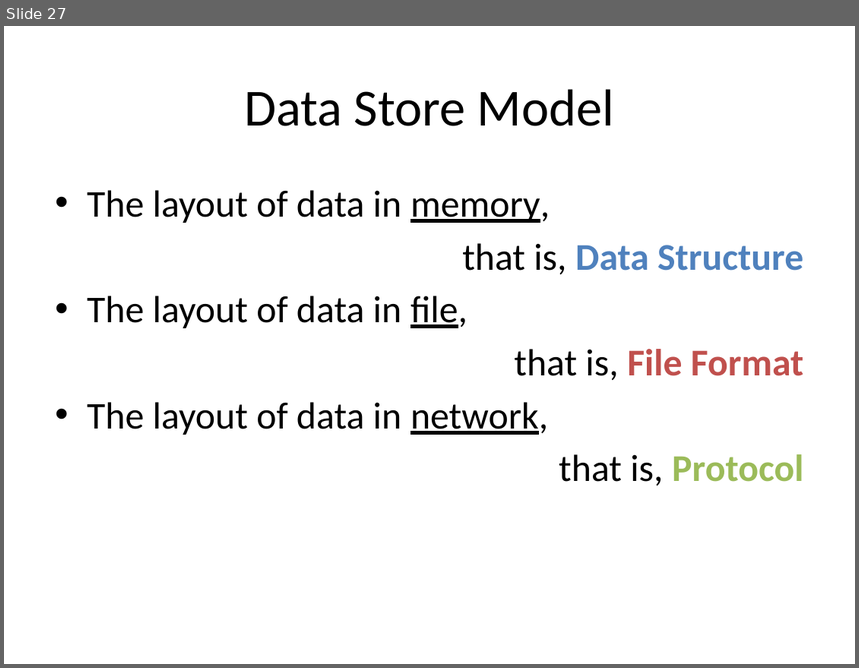
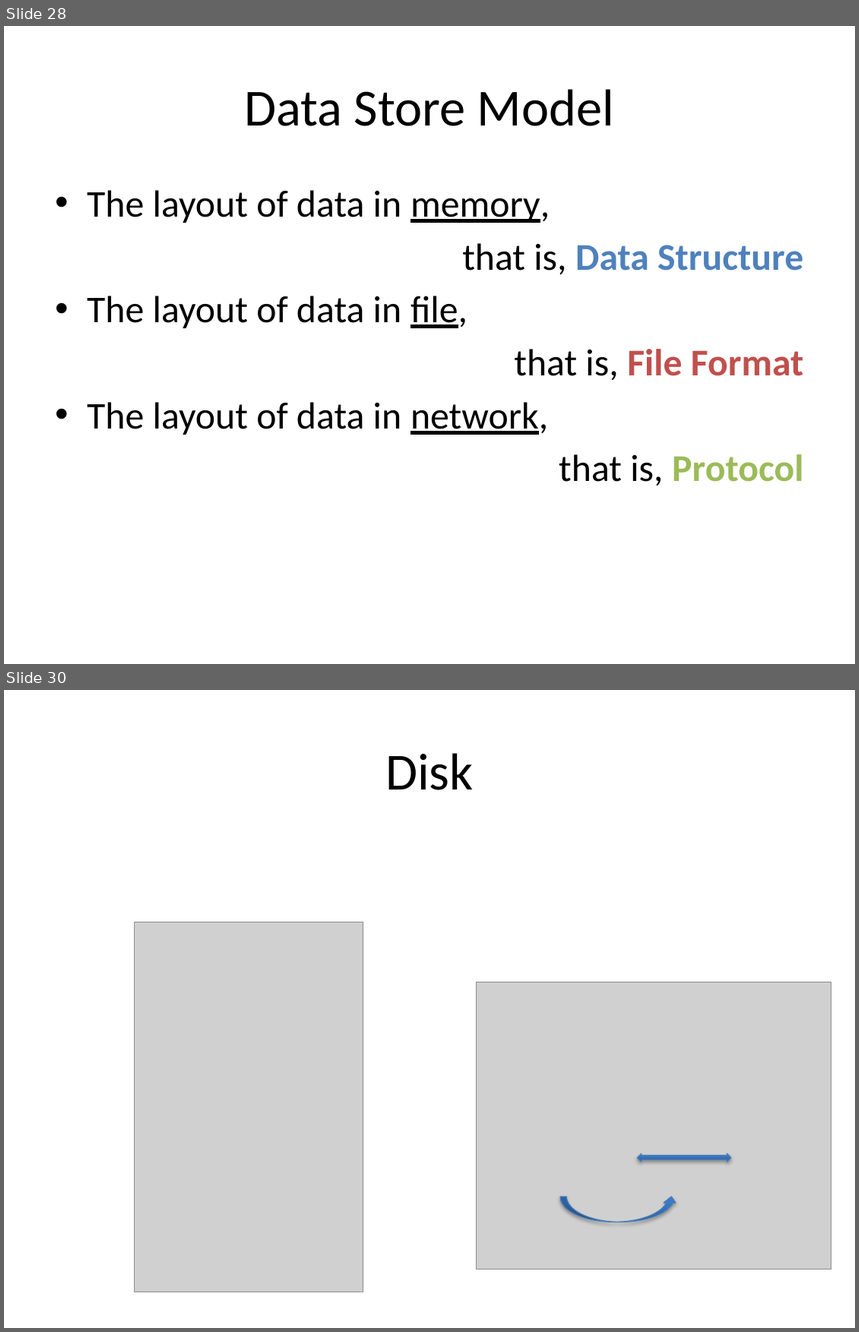
Before and after one commit to guhanjie/Knowledge-sharing, a slide deck: 数据存取模型.pptx. Shown one above the other, each under a label of ours: slide 27 before the commit, slides 28 and 30 after it; the slides between them are not shown. The pictures are 859x668 and 859x1332 pixels, drawn with LibreOffice and Linux fonts; fonts in the diff are those of the drawing; grey boxes stand for pictures. Boxes give left, top, right and bottom in pixels: in the first picture for what was removed or moved away, otherwise in the second. Text is boxed around its words. In the diff, an @@ line names an element or a change of style, - is before the commit and + after.

```diff
--- a/数据存取模型.pptx
+++ b/数据存取模型.pptx
@@ slide 30 added at (4,690,855,1328), background #FFFFFF @@
@@ title added at (386,753,474,790), 44 pt, text #000000 @@
+Disk
@@ picture added at (135,922,364,1292) @@
@@ picture added at (477,983,832,1271) @@
@@ left right arrow added at (637,1154,731,1163), fill gradient #2F5F99 to #3D7CC7 to #3A7CCB, outline #4B7EBC 0.75 pt @@
@@ curved up arrow added at (560,1196,678,1222), fill gradient #2F5F99 to #3D7CC7 to #3A7CCB, outline #4B7EBC 0.75 pt @@
@@ what was slide 27 is now slide 28 @@
```
Also in this commit, not shown: 2 slides changed, 7 other slides added.
